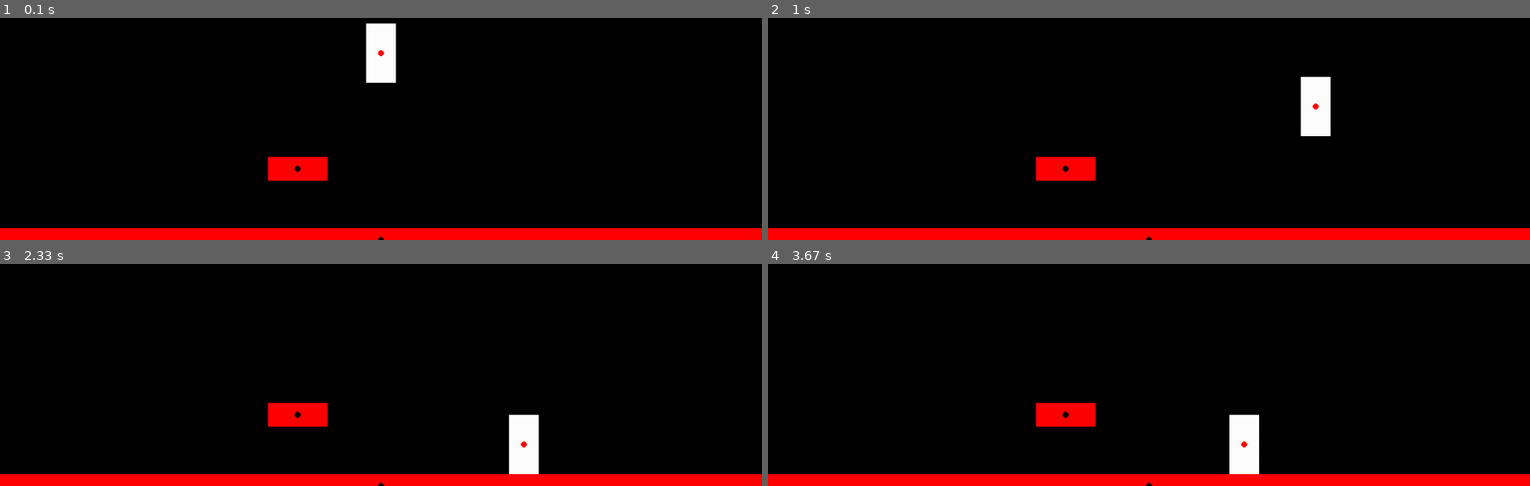
Above: before the commit, frames 1-4 (two rows, left to right).
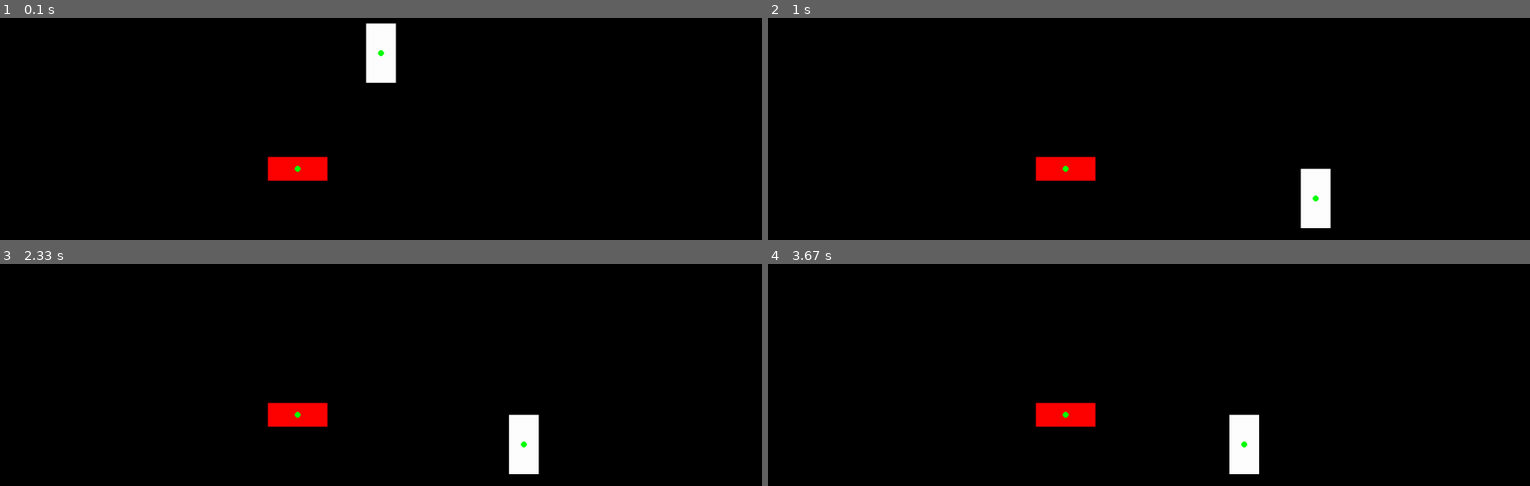
Above: after the commit, the same moments.

Repository: PyroRay/Python-Pygame-Stuff
Game: pygame game, started from FinalProjectPlatformer/Platformer.py
The game is run twice, just before and just after one commit, with the same random seed, the same clock (stepped at 60 frames per second) and the same inputs.
Inputs:
- Up to frame 1 (0.1 s): no input
- Up to frame 2 (1 s): hold D 0.33-0.8 s; hold W from 0.83 s (still down)
- Up to frame 3 (2.33 s): release W at 1.13 s; hold D 1.17-1.63 s; hold A 1.67-2.2 s
- Up to frame 4 (3.67 s): hold A 2.57-2.97 s; hold D from 3.4 s (still down)

The runs differ from the first frame. In frame 1, 5.4% of the frame differs, in the area x 0-100%, y 14-100%; in frame 2, 7.5%, in the area x 0-100%, y 26-100%; in frame 3, 5.4%; in frame 4, 5.4%.

Commit message:
Updrated Platformer.py
Made a superclass
added detection of platform x bounds (still working on actual collision)

Diff:
--- a/FinalProjectPlatformer/Platformer.py
+++ b/FinalProjectPlatformer/Platformer.py
@@ -24,51 +24,72 @@
 runGame = True
 jumptime = 0
 fallspeed = 5
+_DEBUG = True
 
-class player:
-    def __init__(self, speed, color, height, width, xset, yset, falling = False):
-        # self.image = pygame.image.load('squirrel.png')
-        self.radius = 15 # possibly will be the size of the final character
-        self.direction = ""
-        self.speed = speed
-        self.color = color
-        self.size = (width, height)
-        self.x = xset
-        self.y = yset
-        self.falling = falling
-        self.jumptime = 20
-
-    def draw(self):
-        pygame.draw.rect(windowSurfaceObj, (self.color), (self.x - self.size[0]//2, self.y - self.size[1]//2, self.size[0], self.size[1]))
-        pygame.draw.circle(windowSurfaceObj, clrRed, (self.x, self.y), 5)
-
-    def move(self, dirx = 0, diry = 0):
-        self.x += dirx
-        self.y += diry
-
-class platform:
+class solids:
     def __init__(self, color, height, width, xset, yset):
         self.size = (width, height)
         self.color = color
         self.x = xset
         self.y = yset
 
+    def leftx(self): # x of left side
+        return self.x - self.size[0]//2
+
+    def rightx(self): # x of right side
+        return self.x + self.size[0]//2
+
+    def topy(self): # y of top
+        return self.y - self.size[1]//2
+
+    def boty(self): # y of bottom
+        return self.y + self.size[1]//2
+
     def draw(self):
-        pygame.draw.rect(windowSurfaceObj, (self.color), (self.x - self.size[0]//2, self.y - self.size[1]//2, self.size[0], self.size[1]))
-        pygame.draw.circle(windowSurfaceObj, clrBlack, (self.x, self.y), 5)
+        pygame.draw.rect(windowSurfaceObj, (self.color), (self.leftx(), self.topy(), self.size[0], self.size[1]))
+        if _DEBUG:
+            pygame.draw.circle(windowSurfaceObj, clrGreen, (self.x, self.y), 5)
+
+class player(solids):
+    def __init__(self, color, height, width, xset, yset, speed, falling=False):
+        # self.image = pygame.image.load('squirrel.png')
+        self.direction = ""
+        self.speed = speed
+        self.falling = falling
+        self.jumptime = 20
+        super().__init__(color, height, width, xset, yset)
+
+    def move(self, dirx = 0, diry = 0):
+        self.x += dirx
+        self.y += diry
+
+class platform(solids):
+    def __init__(self, color, height, width, xset, yset):
+        super().__init__(color, height, width, xset, yset)
+
+# (color, height, width, xset, yset, speed, falling=False) # player constructor
+player1 = player(clrWhite, 100, 50, screendim[0]//2, screendim[1]//2, 10)
+platforms = [platform(clrRed, 40, 100, 500, 600)] # creates array of platforms
+
+# platform(clrRed, 40, screendim[0], screendim[0]//2, screendim[1]),
 
 def onGround(plr):
     # print(plr.y)
-    if plr.y + plr.size[1]/2 >= screendim[1]-20:
-        return True
-    else:
-        return False
+    # TODO: For each platform whose x_min is < x_min_player and x_max > x_max_player,
+    # check if bottom_player is touching top_platform
+
+    for platform in platforms:
+        if platform.leftx() < plr.rightx() and platform.rightx() > plr.leftx():
+            print("on platform")
+
+    # if plr.y + plr.size[1]/2 >= screendim[1]-20:
+    #     return True
+    # else:
+    #     return False
 
 def jump(plr, jumptime):
     plr.move(0, -jumptime)
 
-player1 = player(10, clrWhite, 100, 50, screendim[0]//2, screendim[1]//2)
-platforms = [platform(clrRed, 40, screendim[0], screendim[0]//2, screendim[1]), platform(clrRed, 40, 100, 500, 600)] # creates array of platforms
 
 while runGame:
     windowSurfaceObj.fill(clrBlack)
@@ -136,7 +157,6 @@
         fallspeed += 1
 
     platforms[0].draw()
-    platforms[1].draw()
 
     player1.move()
     player1.draw()
